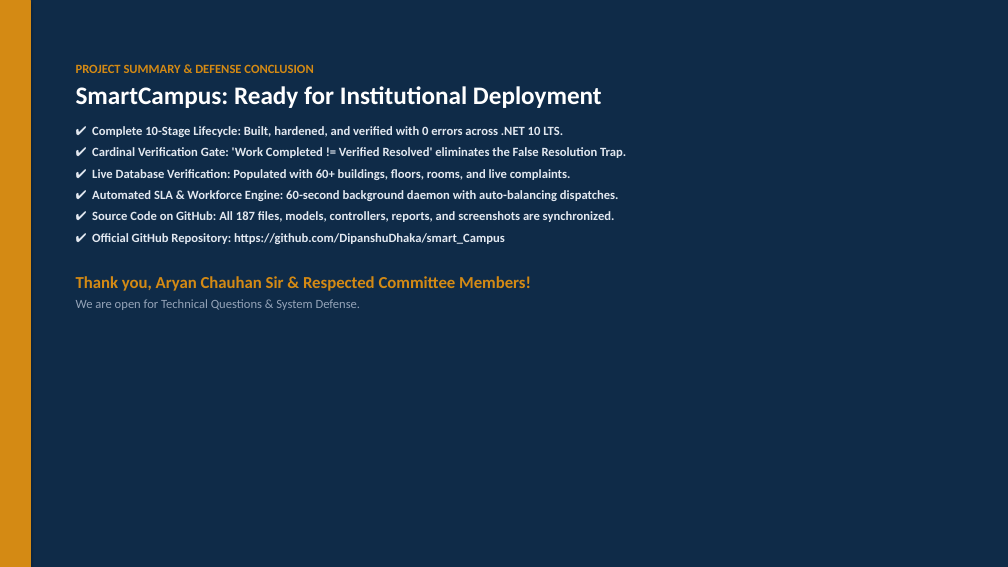
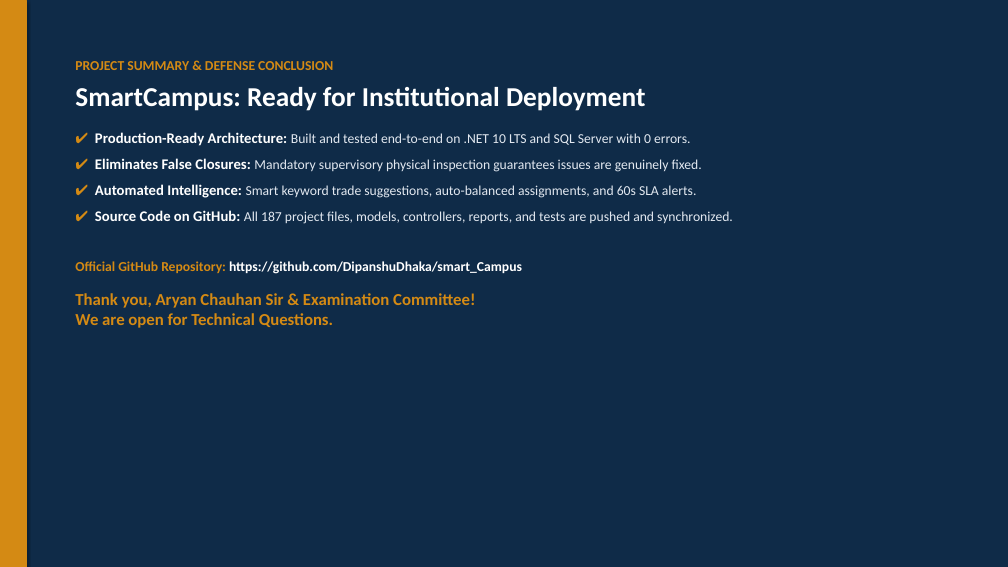
Before and after one commit to DipanshuDhaka/smart_Campus, a slide deck: slide 15 of docs/SmartCampus_Presentation.pptx. Drawn at 1008x567 pixels with LibreOffice and Linux fonts; fonts in the diff are those of the drawing. Boxes give left, top, right and bottom in pixels: in the first picture for what was removed or moved away, otherwise in the second. Text is boxed around its words. In the diff, an @@ line names an element or a change of style, - is before the commit and + after.

```diff
--- a/docs/SmartCampus_Presentation.pptx
+++ b/docs/SmartCampus_Presentation.pptx
@@ rectangle: place and size @@
-rectangle at [0, 0, 30, 567]
+rectangle at [0, 0, 26, 567]
@@ text at [75, 61, 646, 111]: size 12 to 13 pt in "PROJECT SUMMARY & DEFENSE CONCLUSION"; size 24 to 26 pt in "SmartCampus: Ready for Institutional Deployment"; more space between paragraphs @@
@@ text at [75, 132, 733, 328]: text changed; size 12 to 13 pt; bold off @@
-✔ Complete 10-Stage Lifecycle: Built, hardened, and verified with 0 errors across .NET 10 LTS.
-✔ Cardinal Verification Gate: 'Work Completed != Verified Resolved' eliminates the False Resolution Trap.
-✔ Live Database Verification: Populated with 60+ buildings, floors, rooms, and live complaints.
-✔ Automated SLA & Workforce Engine: 60-second background daemon with auto-balancing dispatches.
-✔ Source Code on GitHub: All 187 files, models, controllers, reports, and screenshots are synchronized.
-✔ Official GitHub Repository: https://github.com/DipanshuDhaka/smart_Campus
-Thank you, Aryan Chauhan Sir & Respected Committee Members!
-We are open for Technical Questions & System Defense.
+✔ Production-Ready Architecture: Built and tested end-to-end on .NET 10 LTS and SQL Server with 0 errors.
+✔ Eliminates False Closures: Mandatory supervisory physical inspection guarantees issues are genuinely fixed.
+✔ Automated Intelligence: Smart keyword trade suggestions, auto-balanced assignments, and 60s SLA alerts.
+✔ Source Code on GitHub: All 187 project files, models, controllers, reports, and tests are pushed and synchronized.
+Official GitHub Repository: https://github.com/DipanshuDhaka/smart_Campus
+Thank you, Aryan Chauhan Sir & Examination Committee!
+We are open for Technical Questions.
```
Also in this commit, not shown: 3 other slides changed, 11 slides added, 11 slides removed, 2 other files.
